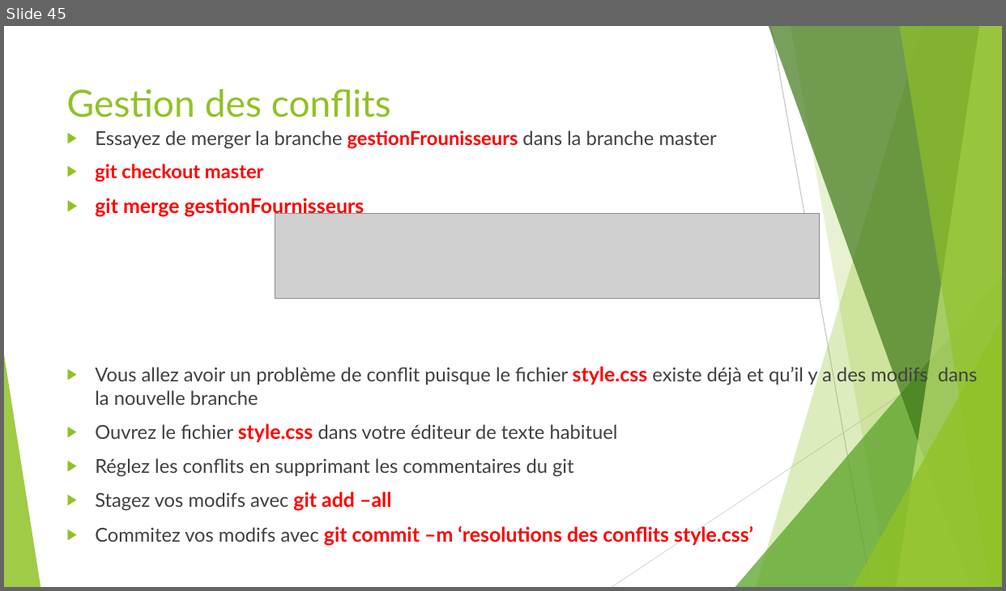
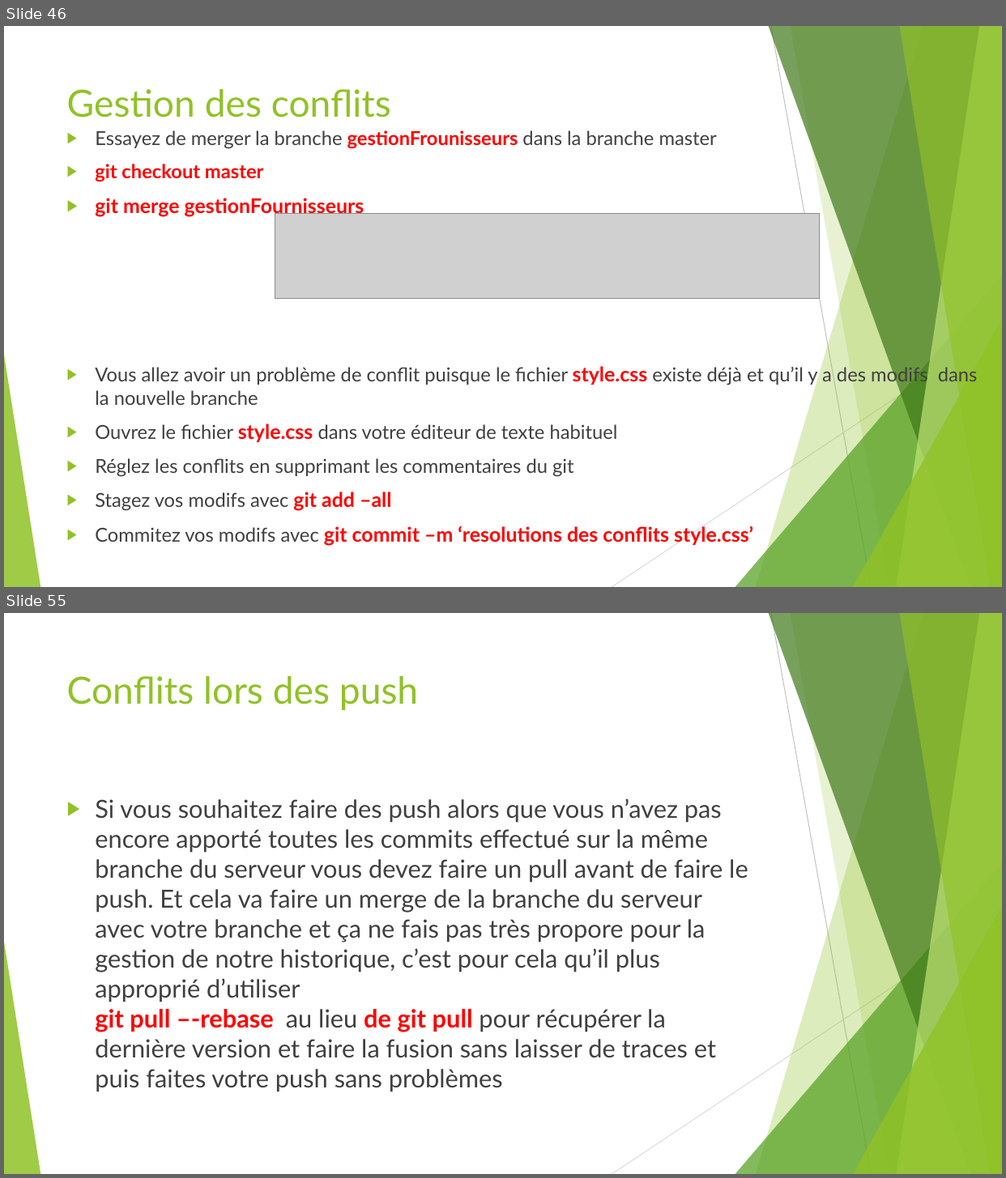
Before and after one commit to ousrah/DEV202, a slide deck: git/Formation Git.pptx. Shown one above the other, each under a label of ours: slide 45 before the commit, slides 46 and 55 after it; the slides between them are not shown. The pictures are 1006x591 and 1006x1178 pixels, drawn with LibreOffice and Linux fonts; fonts in the diff are those of the drawing; grey boxes stand for pictures. Boxes give left, top, right and bottom in pixels: in the first picture for what was removed or moved away, otherwise in the second. Text is boxed around its words. In the diff, an @@ line names an element or a change of style, - is before the commit and + after.

```diff
--- a/git/Formation Git.pptx
+++ b/git/Formation Git.pptx
@@ slide 55 added at (4, 613, 1002, 1174), background #FFFFFF; not listed: 10 template elements that a slide beside it also shows @@
@@ title added at (67, 676, 418, 710), 36 pt, text #90C226 @@
+Conflits lors des push
@@ text added at (95, 798, 748, 1093), 24 pt, text #404040 @@
+▶ Si vous souhaitez faire des push alors que vous n’avez pas encore apporté toutes les commits effectué sur la même branche du serveur vous devez faire un pull avant de faire le push. Et cela va faire un merge de la branche du serveur avec votre branche et ça ne fais pas très propore pour la gestion de notre historique, c’est pour cela qu’il plus approprié d’utiliser
+  git pull –-rebase au lieu de git pull pour récupérer la dernière version et faire la fusion sans laisser de traces et puis faites votre push sans problèmes
@@ what was slide 45 is now slide 46 @@
```
Also in this commit, not shown: 4 slides changed, 20 other slides added, 1 slide removed.
